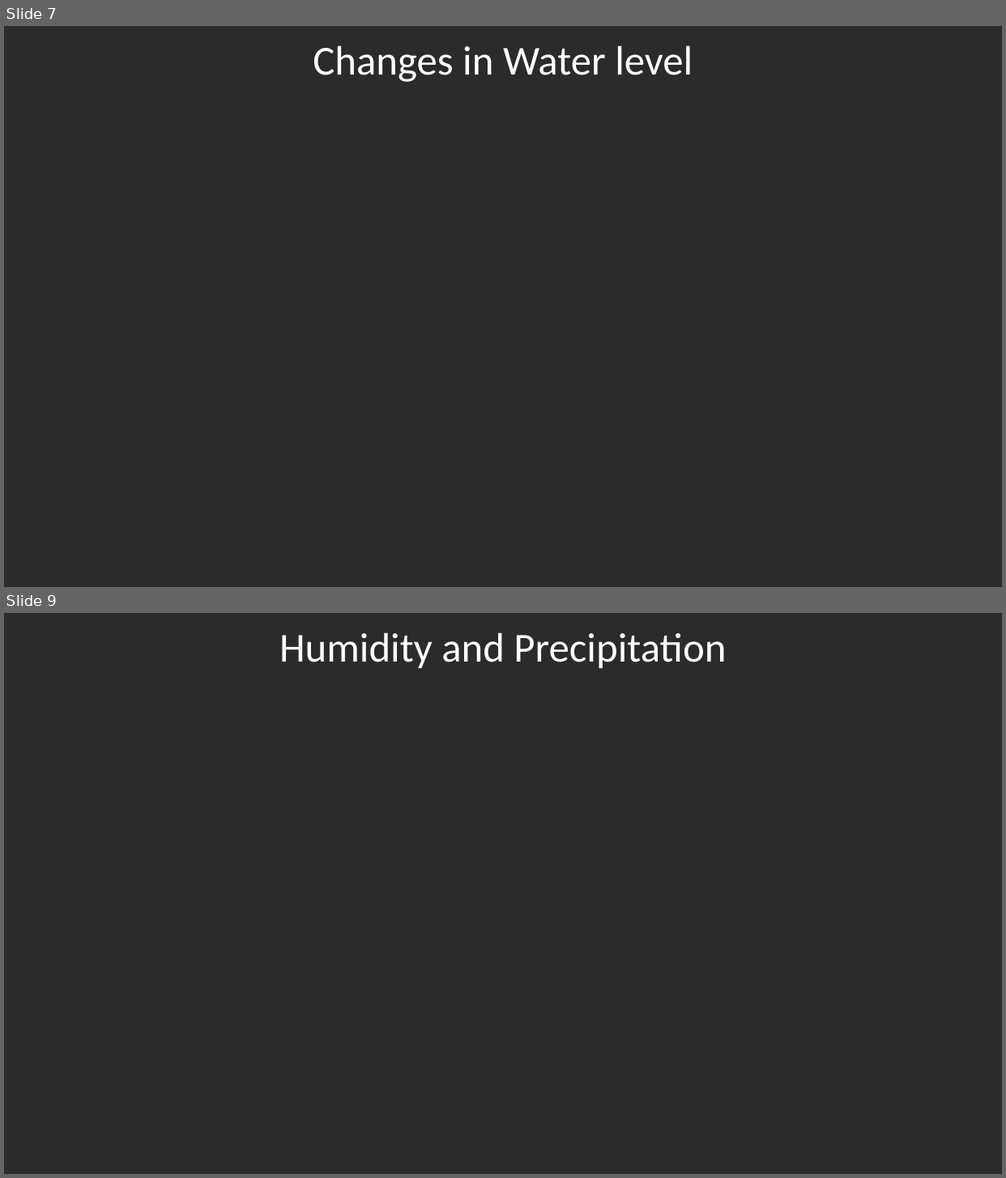
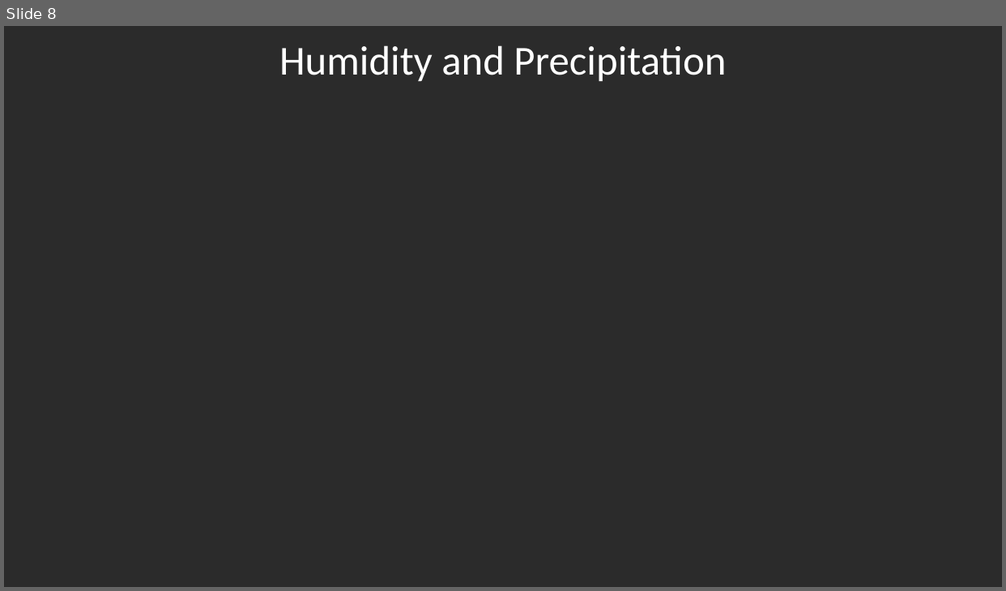
Before and after one commit to Shwetbaba/A-Review-of-the-Effectiveness-of-the-San-Antonio-Water-System-SAWS-Water-Restrictions-Policies, a slide deck: Project1_Final_Presentation_raw_format.pptx. Shown one above the other, each under a label of ours: slides 7 and 9 before the commit, slide 8 after it; the slides between them are not shown. The pictures are 1006x1178 and 1006x591 pixels, drawn with LibreOffice and Linux fonts; fonts in the diff are those of the drawing; background and template pictures are left out; a plain dark background stands for a picture behind light text. Boxes give left, top, right and bottom in pixels: in the first picture for what was removed or moved away, otherwise in the second. Text is boxed around its words. In the diff, an @@ line names an element or a change of style, - is before the commit and + after.

```diff
--- a/Project1_Final_Presentation_raw_format.pptx
+++ b/Project1_Final_Presentation_raw_format.pptx
@@ slide 7 removed at (x1=4, y1=26, x2=1002, y2=587), background picture (left out) @@
@@ title removed at (x1=313, y1=45, x2=692, y2=82) @@
-Changes in Water level
@@ what was slide 9 is now slide 8 @@
```
Also in this commit, not shown: 4 slides changed, 3 slides added, 6 other slides removed.
